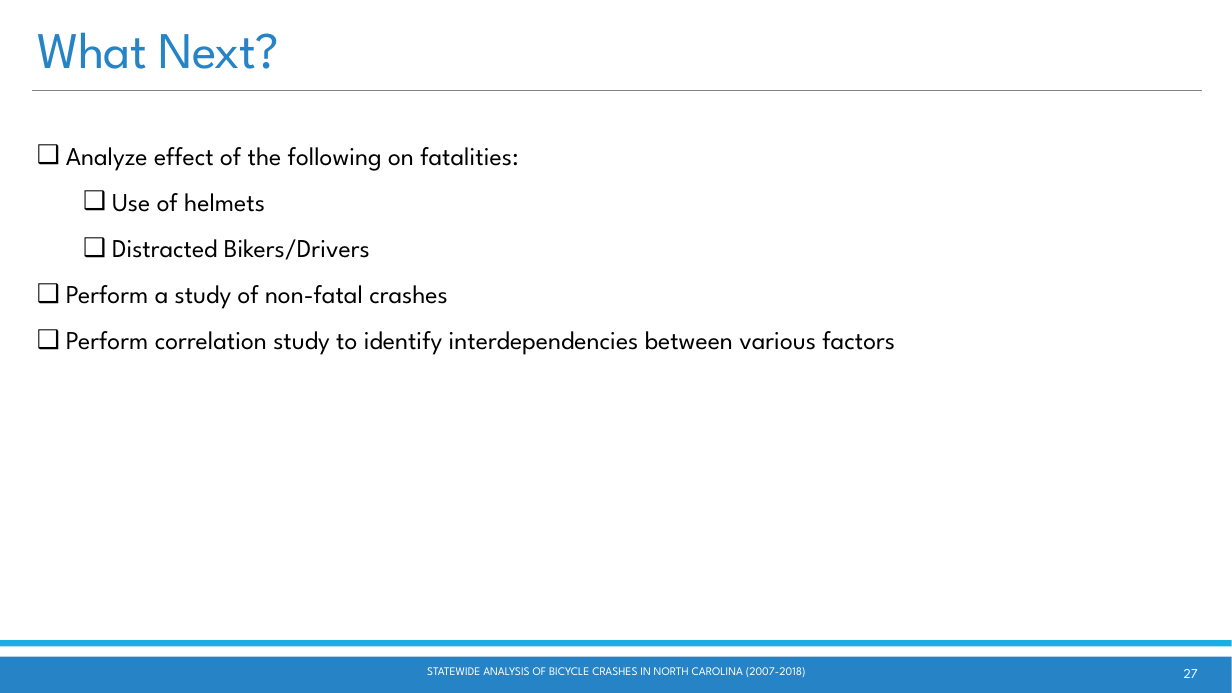
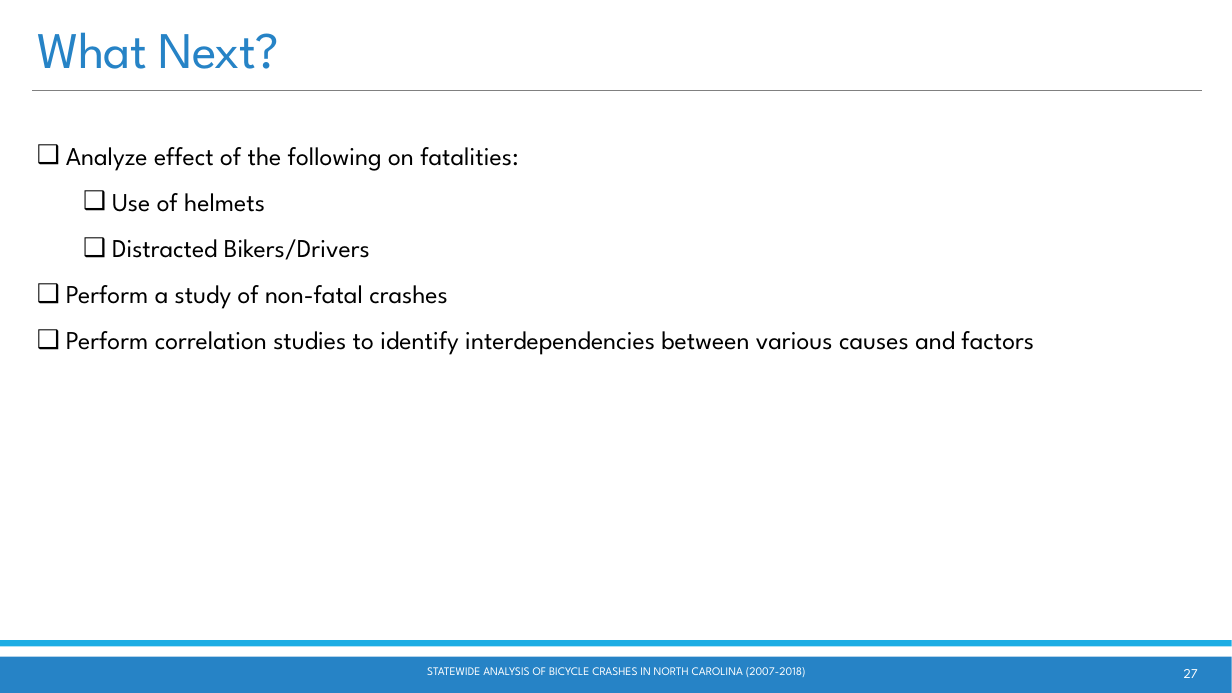
Before and after one commit to waghrayrashi/project-1, a slide deck: slide 27 of Project 1 - Group 2 - Statewide Bicycle Crash Analysis.pptx. Drawn at 1232x693 pixels with LibreOffice and Linux fonts; fonts in the diff are those of the drawing. Boxes give left, top, right and bottom in pixels: in the first picture for what was removed or moved away, otherwise in the second. Text is boxed around its words. In the diff, an @@ line names an element or a change of style, - is before the commit and + after.

```diff
--- a/Project 1 - Group 2 - Statewide Bicycle Crash Analysis.pptx
+++ b/Project 1 - Group 2 - Statewide Bicycle Crash Analysis.pptx
@@ text at (x1=66, y1=331, x2=1034, y2=355): text changed @@
-❑ Perform correlation study to identify interdependencies between various factors
+❑ Perform correlation studies to identify interdependencies between various causes and factors
```
Also in this commit, not shown: 12 other slides changed.
